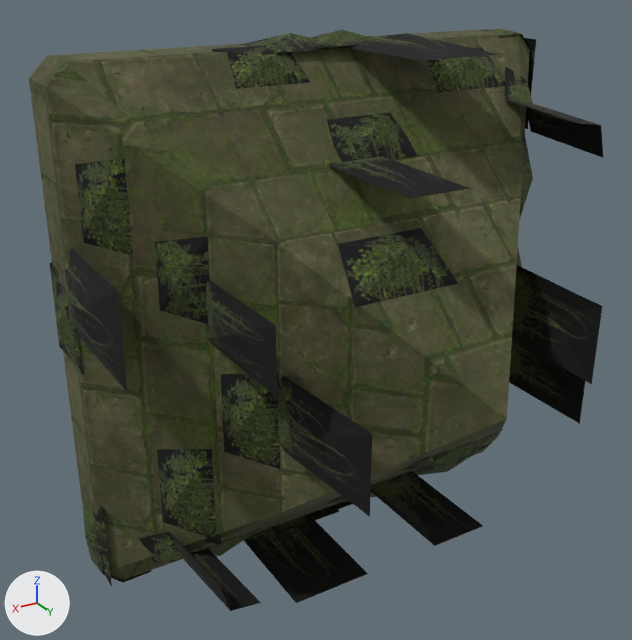
One commit to the OBJ model sceneobjs/huodong_fuben_362/building/huodong_fuben_362_jitan02.obj: the scene before it, then after it.
Camera for both pictures: a camera (50 mm lens) standing at (546.0, 548.0, 425.0) and looking at (63.0, -257.0, 22.0). The lights are fixed; the arrows at lower left show +X, +Y and +Z. Where no turn or scale is listed for an object, it has been applied to the vertices. Vertices at the same position are counted once.

Objects in the first picture: 'huodong_fuben_362_jitan02'.
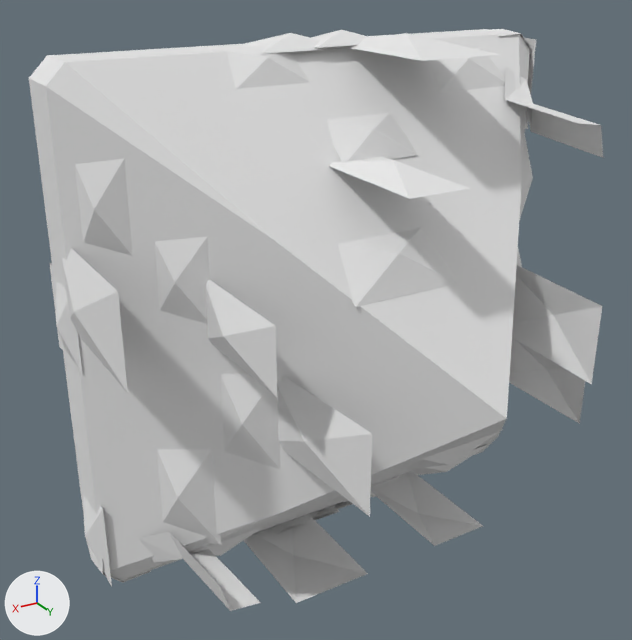
Pixel boxes [x1, y1, x2, y2] of what changed, in the pictures (632 x 640 px):
part 1 of me_huodong_fuben_362_jitan02, recoloured (yellow to grey)
    both: [29, 29, 530, 581]
part 2 of me_huodong_fuben_362_jitan02, recoloured
    both: [49, 29, 603, 611]

Edits to the bpy script that builds the scene:
```text
Add mat_material_2_1:
    mat_material_2_1 = principled_material('material_2')
    mat_material_2_1.base_color = (0.8, 0.8, 0.8)  # white #e7e7e7
    mat_material_2_1.roughness = 1.0
Add mat_material_1_1:
    mat_material_1_1 = principled_material('material_1')
    mat_material_1_1.base_color = (0.8, 0.8, 0.8)  # white #e7e7e7
    mat_material_1_1.roughness = 1.0
Add mat_material_3_1:
    mat_material_3_1 = principled_material('material_3')
    mat_material_3_1.base_color = (0.8, 0.8, 0.8)  # white #e7e7e7
    mat_material_3_1.roughness = 1.0
Change me_huodong_fuben_362_jitan02:
    where me_huodong_fuben_362_jitan02.from_pydata(...)  # 273 vertices, 268 faces; spans x -333.0..333.0, y -416.0..0.0, z -333.0..333.0
    used by ob_huodong_fuben_362_jitan02; location = (0.0, 0.0, 0.0)
    remove me_huodong_fuben_362_jitan02.materials.append(mat_material_1)  # picture img_huodong_fuben_362_jitan02_01_png
    me_huodong_fuben_362_jitan02 part 1: all 52 faces that had it switch from mat_material_2 (picture img_huodong_fuben_362_jitan02_02_png) to mat_material_2_1 (white #e7e7e7)
    me_huodong_fuben_362_jitan02 part 2: all 188 faces that had it switch from mat_material_3 (picture img_dongfang_yewai_359_donghou_03_png) to mat_material_3_1 (white #e7e7e7)
    add me_huodong_fuben_362_jitan02.materials.append(mat_material_1_1)  # white #e7e7e7
```
